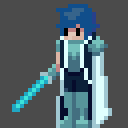
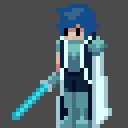
Layers edited between the first and the second 128px x 128px image:
painted on "Layer #1" over (x1=12, y1=64, x2=60, y2=120)
